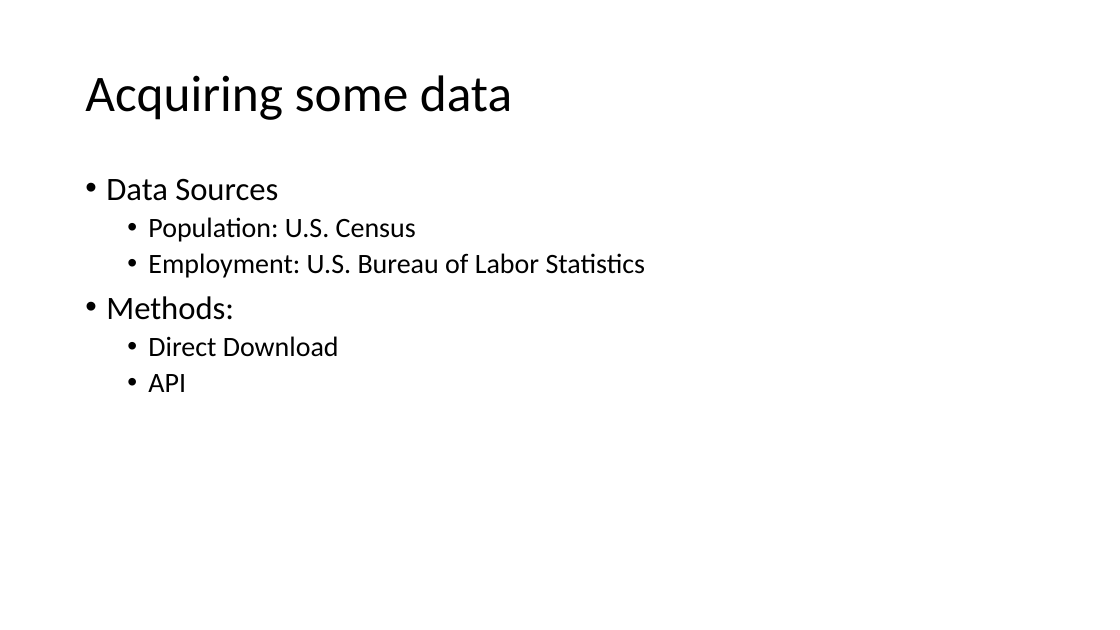
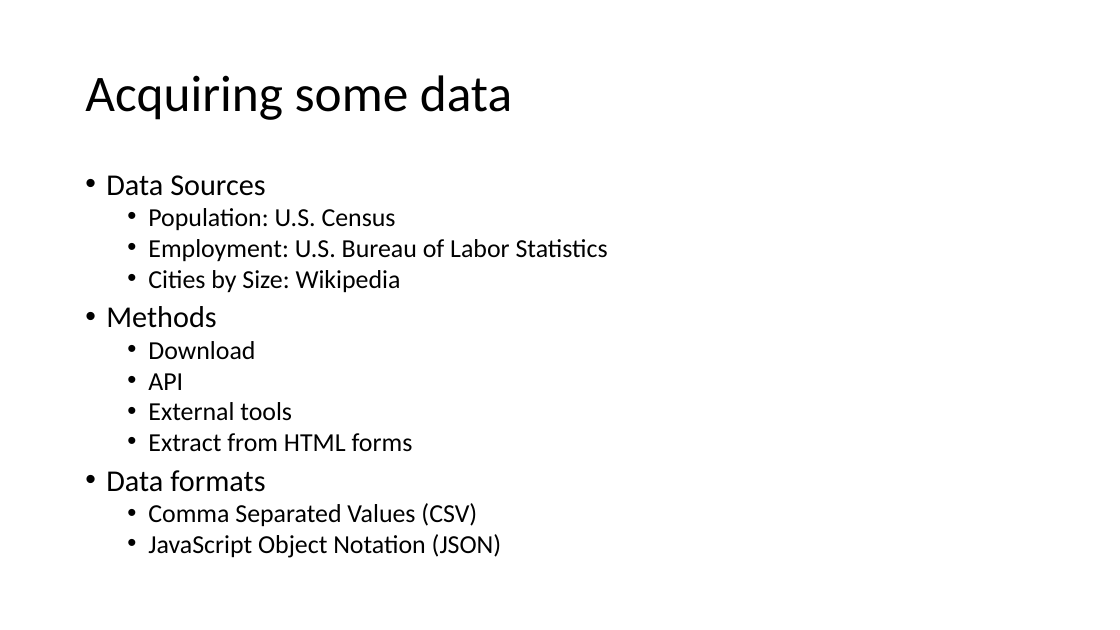
Before and after one commit to muftring/iu-datavis, a slide deck: slide 7 of project/mid-term-presentation.pptx. Drawn at 1120x630 pixels with LibreOffice and Linux fonts; fonts in the diff are those of the drawing. Boxes give left, top, right and bottom in pixels: in the first picture for what was removed or moved away, otherwise in the second. Text is boxed around its words. In the diff, an @@ line names an element or a change of style, - is before the commit and + after.

Commit message:
Mid-term presentation: BLS data format examples

```diff
--- a/project/mid-term-presentation.pptx
+++ b/project/mid-term-presentation.pptx
@@ text at bbox=[106, 175, 608, 390]: size 28 to 25.9 pt in "Data Sources"; size 24 to 22.2 pt in "Population: U.S. Census", "Employment: U.S. Bureau of Labor Statistics", "API"; line spacing 0.9 to 0.8 @@
@@ text at bbox=[106, 270, 401, 359]: text changed; size 24 to 22.2 pt @@
-• Methods:
-  • Direct Download
+  • Cities by Size: Wikipedia
+• Methods
+  • Download
@@ text at bbox=[106, 402, 502, 558]: paragraphs added @@
+  • External tools
+  • Extract from HTML forms
+• Data formats
+  • Comma Separated Values (CSV)
+  • JavaScript Object Notation (JSON)
```
Also in this commit, not shown: 4 other slides changed, 3 slides added, 3 slides removed, 2 other files.
